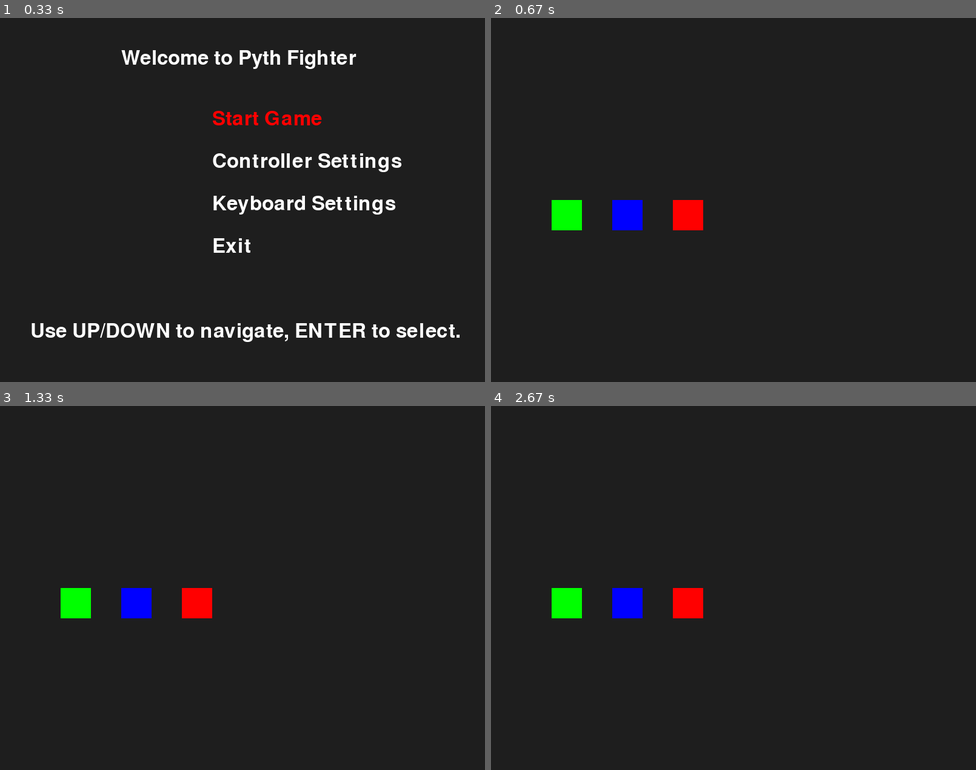
Above: before the commit, frames 1-4 (two rows, left to right).
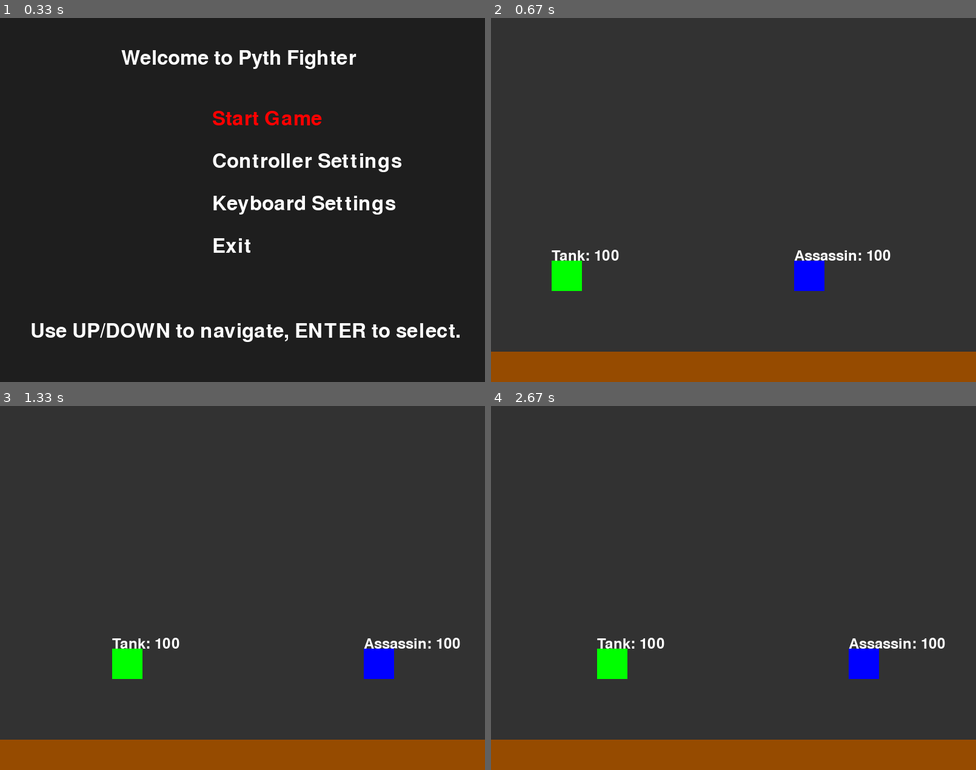
Above: after the commit, the same moments.

Repository: CarlosLeBg/pythfighter
Game: pygame game, started from src/launcher.py
The game is run twice, just before and just after one commit, with the same random seed, the same clock (stepped at 60 frames per second) and the same inputs.
Inputs:
- Up to frame 1 (0.33 s): no input
- Up to frame 2 (0.67 s): tap Enter at 0.33 s
- Up to frame 3 (1.33 s): tap A at 0.67 s; hold D from 1 s (still down); hold Right from 1 s (still down)
- Up to frame 4 (2.67 s): release D at 1.47 s; release Right at 1.47 s; hold Right 1.5-1.97 s; hold D 1.5-1.97 s; hold Left 2-2.53 s; hold A 2-2.53 s; hold Left from 2.57 s (still down); hold A from 2.57 s (still down)

Frame 1 is identical in both runs. In frame 2, 11% of the frame differs, in the area x 0-100%, y 50-100%; in frame 3, 11%; in frame 4, 11%.

Commit message:
Modif de Carlos

Diff:
--- a/src/main.py
+++ b/src/main.py
@@ -11,33 +11,125 @@
         subprocess.check_call([sys.executable, "-m", "pip", "install", "pygame"])
         import pygame
 
+class Character(pygame.sprite.Sprite):
+    def __init__(self, name, color, start_x, start_y):
+        super().__init__()
+        self.name = name
+        self.color = color
+        self.health = 100
+        self.velocity = 5
+        self.rect = pygame.Rect(start_x, start_y, 50, 50)
+
+    def move(self, dx, dy):
+        self.rect.x += dx * self.velocity
+        self.rect.y += dy * self.velocity
+
+    def attack(self, opponent):
+        damage = 10
+        if self.rect.colliderect(opponent.rect):
+            opponent.health -= damage
+            if opponent.health < 0:
+                opponent.health = 0
+
+    def draw(self, surface):
+        pygame.draw.rect(surface, self.color, self.rect)
+        health_text = font.render(f"{self.name}: {self.health}", True, (255, 255, 255))
+        surface.blit(health_text, (self.rect.x, self.rect.y - 20))
+
+class Menu:
+    def __init__(self):
+        self.font = pygame.font.Font(None, 48)
+        self.options = ["Tank", "Assassin", "Sorcier"]
+        self.selected = 0
+
+    def draw(self, surface):
+        surface.fill((30, 30, 30))
+        title = self.font.render("Sélectionnez un personnage", True, (255, 255, 255))
+        surface.blit(title, (200, 50))
+        for index, option in enumerate(self.options):
+            color = (255, 255, 0) if index == self.selected else (255, 255, 255)
+            option_text = self.font.render(option, True, color)
+            surface.blit(option_text, (250, 150 + index * 60))
+
+    def handle_input(self):
+        keys = pygame.key.get_pressed()
+        if keys[pygame.K_UP]:
+            self.selected = (self.selected - 1) % len(self.options)
+        if keys[pygame.K_DOWN]:
+            self.selected = (self.selected + 1) % len(self.options)
+        if keys[pygame.K_RETURN]:
+            return self.options[self.selected]
+        return None
+
 def main():
     check_pygame_installation()
     pygame.init()
     screen = pygame.display.set_mode((800, 600))
     pygame.display.set_caption("Pyth Fighter")
 
-    # Couleurs des personnages
-    colors = {
-        "Tank": (0, 255, 0),     # Vert
-        "Assassin": (0, 0, 255), # Bleu
-        "Sorcier": (255, 0, 0)   # Rouge
-    }
+    global font
+    font = pygame.font.Font(None, 36)
 
+    menu = Menu()
+    selected_character = None
+
+    while selected_character is None:
+        menu.draw(screen)
+        pygame.display.flip()
+        selected_character = menu.handle_input()
+
+    # Initialisation des personnages sélectionnés
+    if selected_character == "Tank":
+        player1 = Character("Tank", (0, 255, 0), 100, 400)
+        player2 = Character("Assassin", (0, 0, 255), 500, 400)  # En attendant de choisir un second joueur
+    elif selected_character == "Assassin":
+        player1 = Character("Assassin", (0, 0, 255), 100, 400)
+        player2 = Character("Tank", (0, 255, 0), 500, 400)
+    else:
+        player1 = Character("Sorcier", (255, 0, 0), 100, 400)
+        player2 = Character("Tank", (0, 255, 0), 500, 400)
+
+    characters = [player1, player2]
+
+    clock = pygame.time.Clock()
     running = True
-    clock = pygame.time.Clock()
 
     while running:
         for event in pygame.event.get():
             if event.type == pygame.QUIT:
                 running = False
 
-        screen.fill((30, 30, 30))  # Couleur de fond
+        keys = pygame.key.get_pressed()
 
-        # Dessiner les personnages sous forme de rectangles colorés
-        pygame.draw.rect(screen, colors["Tank"], (100, 300, 50, 50))     # Tank
-        pygame.draw.rect(screen, colors["Assassin"], (200, 300, 50, 50))  # Assassin
-        pygame.draw.rect(screen, colors["Sorcier"], (300, 300, 50, 50))   # Sorcier
+        # Mouvements du joueur 1
+        if keys[pygame.K_a]:  # Gauche
+            player1.move(-1, 0)
+        if keys[pygame.K_d]:  # Droite
+            player1.move(1, 0)
+        if keys[pygame.K_SPACE]:  # Attaque
+            player1.attack(player2)
+
+        # Mouvements du joueur 2
+        if keys[pygame.K_LEFT]:  # Gauche
+            player2.move(-1, 0)
+        if keys[pygame.K_RIGHT]:  # Droite
+            player2.move(1, 0)
+        if keys[pygame.K_RETURN]:  # Attaque
+            player2.attack(player1)
+
+        screen.fill((50, 50, 50))  # Couleur de fond
+        pygame.draw.rect(screen, (150, 75, 0), (0, 550, 800, 50))  # Sol de l'arène
+
+        for character in characters:
+            character.draw(screen)
+
+        # Vérifie si un personnage a perdu
+        if player1.health == 0 or player2.health == 0:
+            winner_text = font.render(f"{characters[0].name if characters[0].health > 0 else characters[1].name} a gagné !", True, (255, 255, 0))
+            screen.blit(winner_text, (300, 250))
+            pygame.display.flip()
+            pygame.time.wait(2000)  # Attendre 2 secondes avant de quitter
+            running = False
 
         pygame.display.flip()
         clock.tick(60)  # 60 FPS
